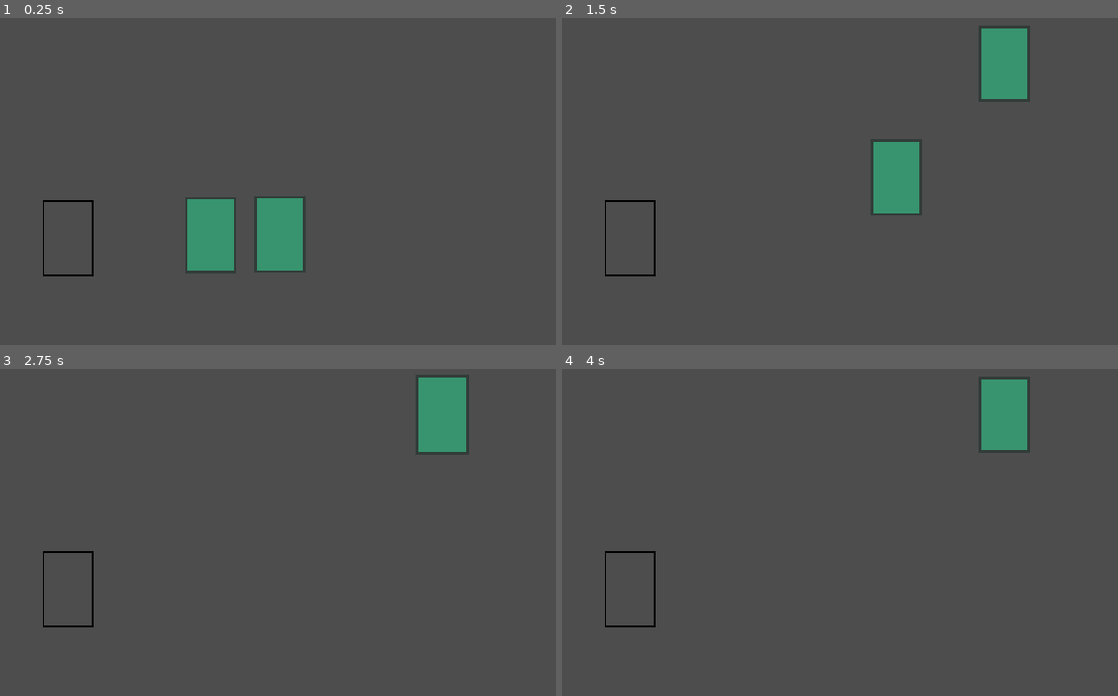
Above: before the commit, frames 1-4 (two rows, left to right).
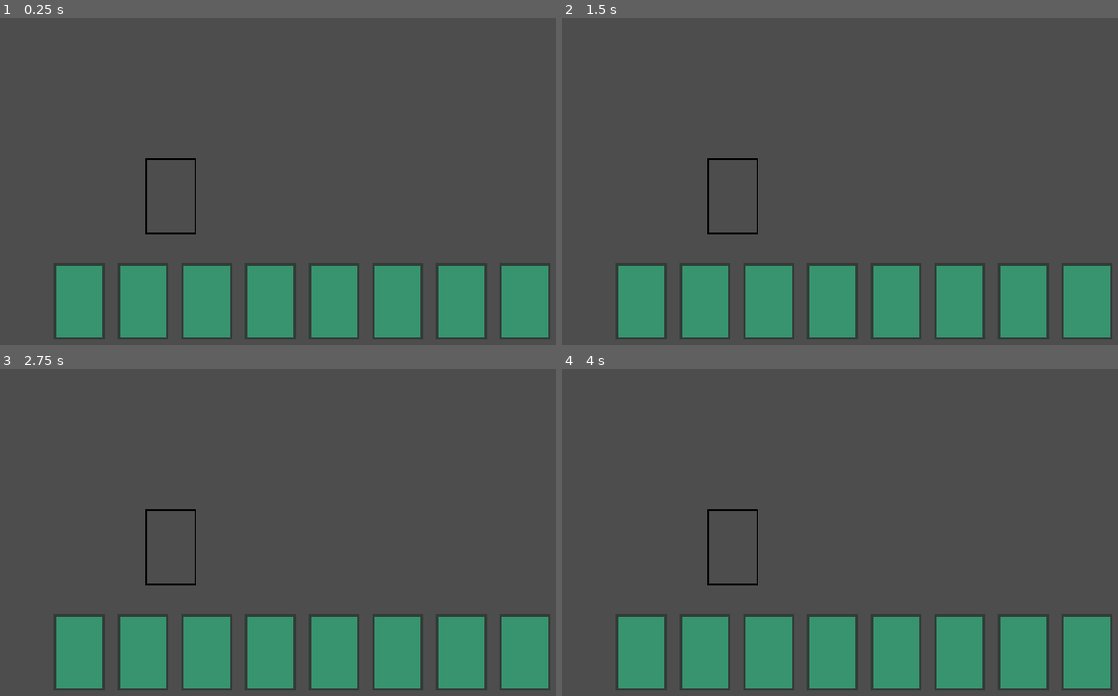
Above: after the commit, the same moments.

Repository: quentinheskett/Cards-of-Yore-Remake
Game: Godot game, scene res://scenes/main.tscn
Two runs of this game, one before a commit and one after it. Both use one fixed random seed, a clock stepped at 60 frames per second and the inputs below.
Inputs (mouse positions are in pixels of both pictures, inside the frame that each line leads up to):
- Up to frame 1 (0.25 s): no input
- Up to frame 2 (1.5 s): tap Enter at 0.5 s; drag from (773, 233) to (1006, 63) at 0.52 s; tap Space at 1.25 s; drag from (840, 233) to (1006, 63) at 1.27 s
- Up to frame 3 (2.75 s): tap Enter at 2 s; move the mouse to (444, 414) at 2.02 s; click (444, 414) at 2.17 s
- Up to frame 4 (4 s): tap Space at 2.75 s; drag from (890, 594) to (1006, 414) at 2.77 s; tap Enter at 3.5 s; move the mouse to (outside the picture) at 3.52 s; click (outside the picture) at 3.67 s

The runs differ from the first frame. In frame 1, 21% of the frame differs, in the area x 7-99%, y 42-99%; in frame 2, 22%, in the area x 7-99%, y 2-99%; in frame 3, 20%; in frame 4, 20%.

Commit message:
Add files via upload

Diff:
--- a/scenes/main.tscn
+++ b/scenes/main.tscn
@@ -1,7 +1,7 @@
 [gd_scene load_steps=5 format=3 uid="uid://cktjmvpmwgdu3"]
 
 [ext_resource type="Script" path="res://scripts/card_manager.gd" id="1_ynpq5"]
-[ext_resource type="PackedScene" uid="uid://dfbjjfv51rxe2" path="res://scenes/card.tscn" id="2_5b5xm"]
+[ext_resource type="Script" path="res://scripts/player_hand.gd" id="3_3a25e"]
 [ext_resource type="PackedScene" uid="uid://bi0knblfmo28p" path="res://scenes/card_slot.tscn" id="3_wso7r"]
 
 [sub_resource type="GDScript" id="GDScript_e4thw"]
@@ -17,11 +17,8 @@
 [node name="CardManager" type="Node2D" parent="."]
 script = ExtResource("1_ynpq5")
 
-[node name="Card" parent="CardManager" instance=ExtResource("2_5b5xm")]
-position = Vector2(285, 367)
+[node name="CardSlot" parent="." instance=ExtResource("3_wso7r")]
+position = Vector2(235, 318)
 
-[node name="Card2" parent="CardManager" instance=ExtResource("2_5b5xm")]
-position = Vector2(372, 366)
-
-[node name="CardSlot" parent="." instance=ExtResource("3_wso7r")]
-position = Vector2(106, 371)
+[node name="PlayerHand" type="Node2D" parent="."]
+script = ExtResource("3_3a25e")
--- a/scripts/card.gd
+++ b/scripts/card.gd
@@ -2,6 +2,8 @@
 
 signal hovered
 signal hovered_off
+
+var hand_position
 
 # Called when the node enters the scene tree for the first time.
 func _ready() -> void:
--- a/scripts/card_manager.gd
+++ b/scripts/card_manager.gd
@@ -6,10 +6,12 @@
 var card_being_dragged
 var screen_size
 var is_hovering_on_card
+var player_hand_reference
 
 # Called when the node enters the scene tree for the first time.
 func _ready() -> void:
 	screen_size = get_viewport_rect().size
+	player_hand_reference = $"../PlayerHand"
 
 # Called every frame. 'delta' is the elapsed time since the previous frame.
 func _process(_delta: float) -> void:
@@ -37,9 +39,12 @@
 	card_being_dragged.scale = Vector2(1.05, 1.05)
 	var card_slot_found = check_for_card_slot()
 	if card_slot_found and not card_slot_found.card_in_slot:
+		player_hand_reference.remove_card_from_hand(card_being_dragged)
 		card_being_dragged.position = card_slot_found.position
 		card_being_dragged.get_node("Area2D/CollisionShape2D").disabled = true
 		card_slot_found.card_in_slot = true
+	else:
+		player_hand_reference.add_card_to_hand(card_being_dragged)
 	card_being_dragged = null
 
 func connect_card_signals(card):
--- /dev/null
+++ b/scripts/player_hand.gd
@@ -0,0 +1,49 @@
+extends Node2D
+
+const HAND_COUNT = 8
+const CARD_SCENE_PATH = "res://scenes/card.tscn"
+const CARD_WIDTH = 80
+const HAND_Y_POSITION = 450
+
+var player_hand = []
+var center_screen_x
+
+# Called when the node enters the scene tree for the first time.
+func _ready() -> void:
+	center_screen_x = get_viewport().size.x / 2
+	var card_scene = preload(CARD_SCENE_PATH)
+	for i in range(HAND_COUNT):
+		var new_card = card_scene.instantiate()
+		$"../CardManager".add_child(new_card)
+		new_card.name = "Card"
+		add_card_to_hand(new_card)
+
+func add_card_to_hand(card):
+	if card not in player_hand:
+		player_hand.insert(0, card)
+		update_hand_positions()
+	else:
+		animate_card_to_position(card, card.hand_position)
+
+func update_hand_positions():
+	for i in range(player_hand.size()):
+		# get card position based on index passed in
+		var new_position = Vector2(calculate_card_position(i), HAND_Y_POSITION)
+		var card = player_hand[i]
+		card.hand_position = new_position
+		animate_card_to_position(card, new_position)
+
+func calculate_card_position(index):
+	var total_width = (player_hand.size() - 1) * CARD_WIDTH
+	var x_offset = center_screen_x + index * CARD_WIDTH - total_width / 2
+	return x_offset
+
+# Called every frame. 'delta' is the elapsed time since the previous frame.
+func animate_card_to_position(card, new_position):
+	var tween = get_tree().create_tween()
+	tween.tween_property(card, "position", new_position, 0.1)
+
+func remove_card_from_hand(card):
+	if card in player_hand:
+		player_hand.erase(card)
+		update_hand_positions()
